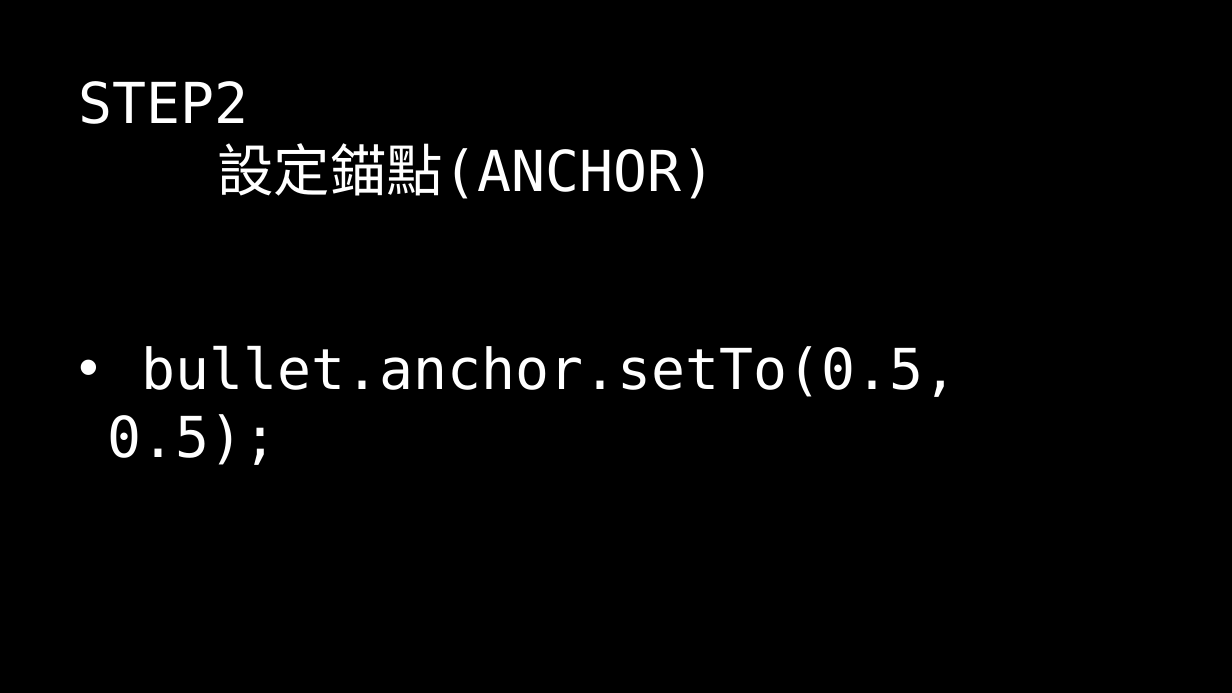
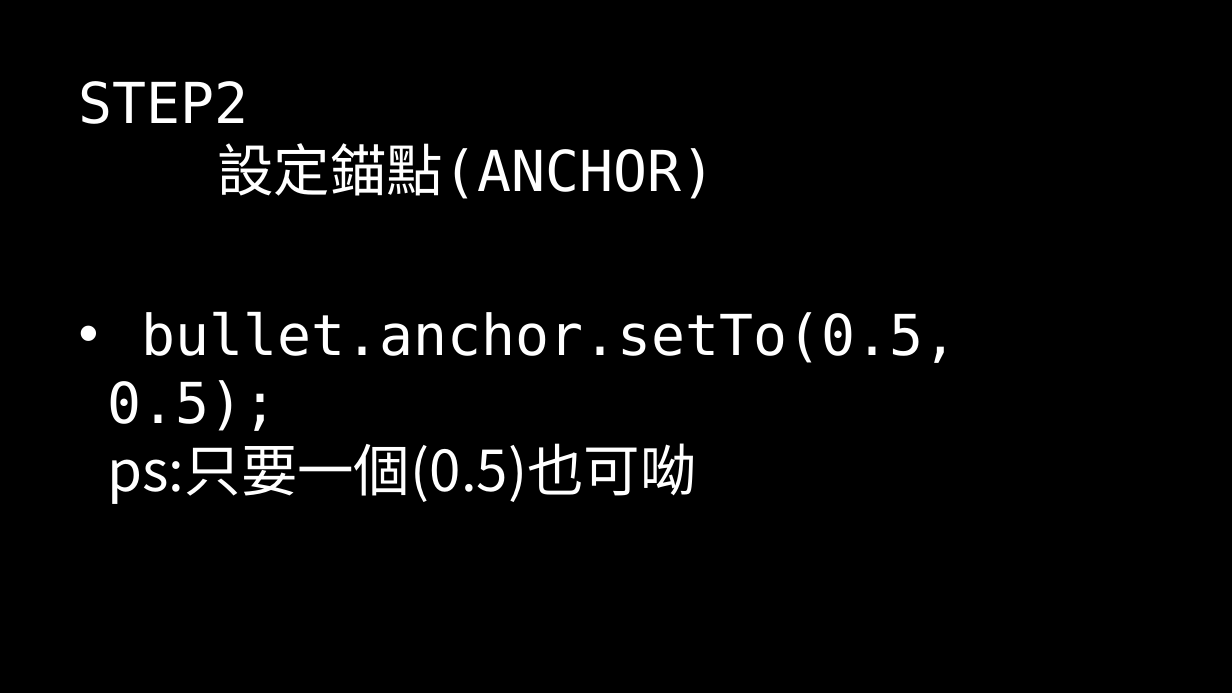
Before and after one commit to NCHUIT/104B_phaser_tanks_war, a slide deck: slide 13 of 02_fire/Phaser.pptx. Drawn at 1232x693 pixels with LibreOffice and Linux fonts; fonts in the diff are those of the drawing; background and template pictures are left out. Boxes give left, top, right and bottom in pixels: in the first picture for what was removed or moved away, otherwise in the second. Text is boxed around its words. In the diff, an @@ line names an element or a change of style, - is before the commit and + after.

```diff
--- a/02_fire/Phaser.pptx
+++ b/02_fire/Phaser.pptx
@@ text at box(107, 311, 957, 504): text changed @@
-• bullet.anchor.setTo(0.5, 0.5);
+• bullet.anchor.setTo(0.5, 0.5);
+  ps:只要一個(0.5)也可呦
```
Also in this commit, not shown: 5 other slides changed, 5 other files.
